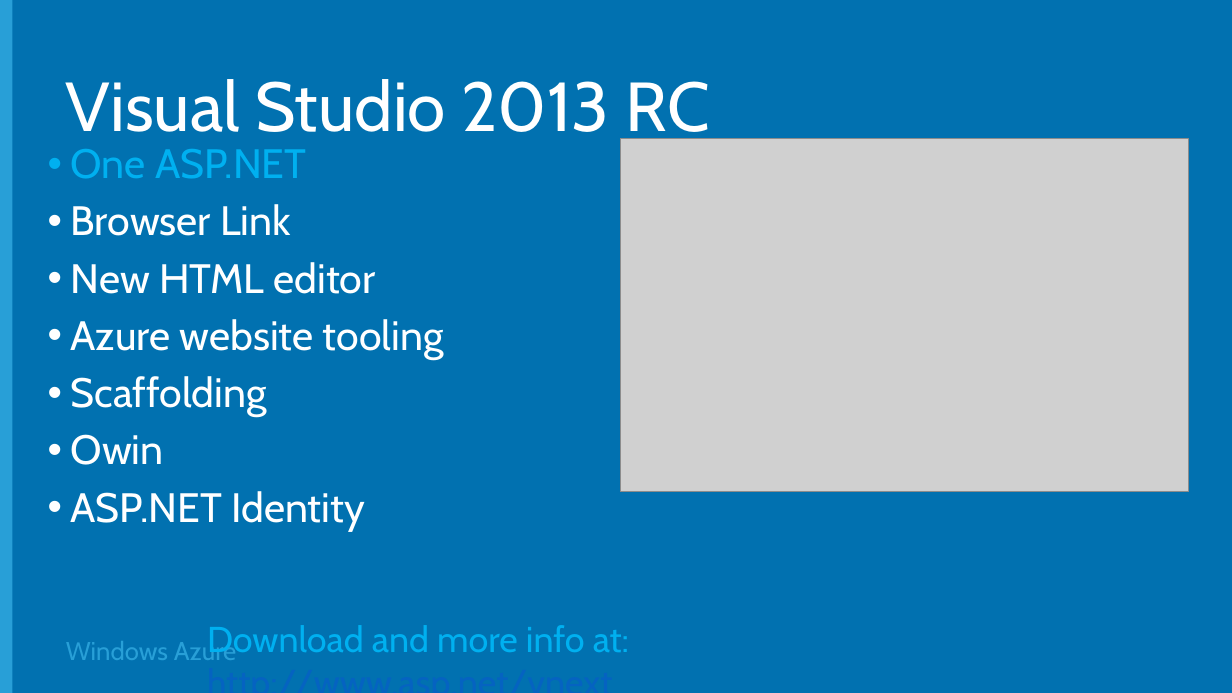
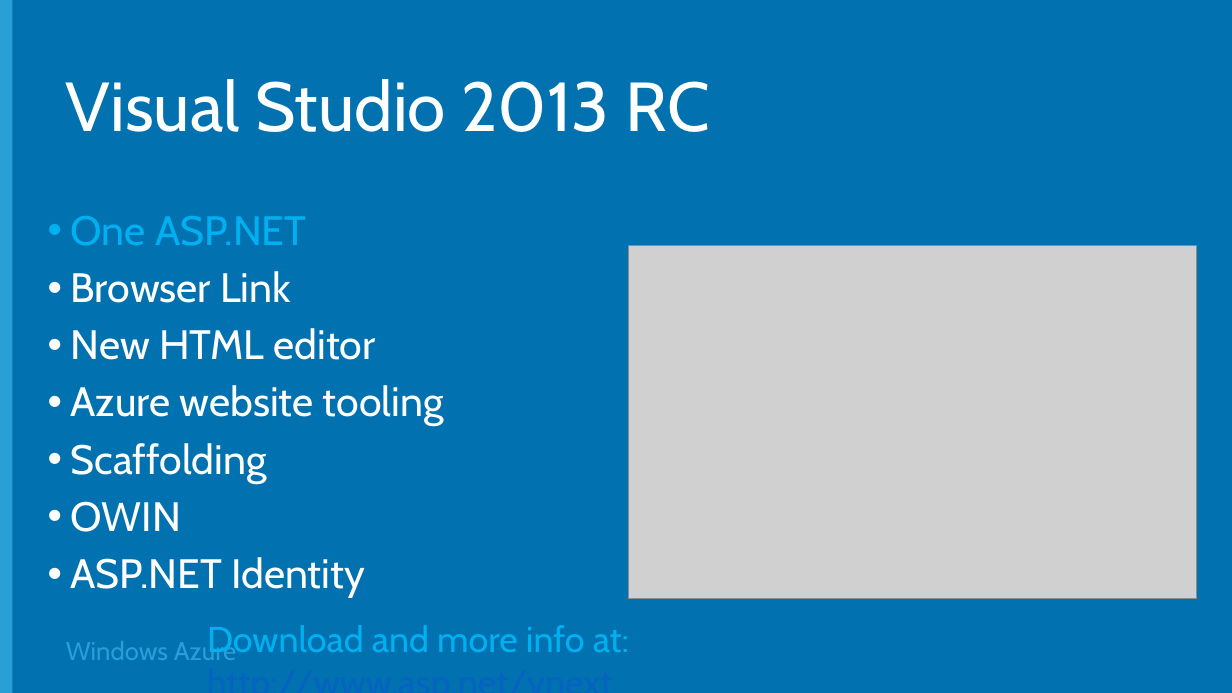
Before and after one commit to Microsoft-Web/DECK-ASPNET-and-VS-Web-Tooling, a slide deck: slide 11 of 2-ASPNET-and-VS-Web-Tooling.pptx. Drawn at 1232x693 pixels with LibreOffice and Linux fonts; fonts in the diff are those of the drawing; grey boxes stand for pictures; background and template pictures are left out. Boxes give left, top, right and bottom in pixels: in the first picture for what was removed or moved away, otherwise in the second. Text is boxed around its words. In the diff, an @@ line names an element or a change of style, - is before the commit and + after.

```diff
--- a/2-ASPNET-and-VS-Web-Tooling.pptx
+++ b/2-ASPNET-and-VS-Web-Tooling.pptx
@@ text "One ASP.NET": place and size @@
-text "One ASP.NET" at <box>71,149,444,531</box>
+text "One ASP.NET" at <box>71,216,444,598</box>
@@ picture: place and size @@
-picture at <box>621,139,1189,492</box>
+picture at <box>628,246,1197,599</box>
@@ text at <box>71,501,182,532</box>: text changed @@
-• Owin
+• OWIN
```
Also in this commit, not shown: 6 other slides changed, 2 slides added, 1 slide removed, 1 other file.
